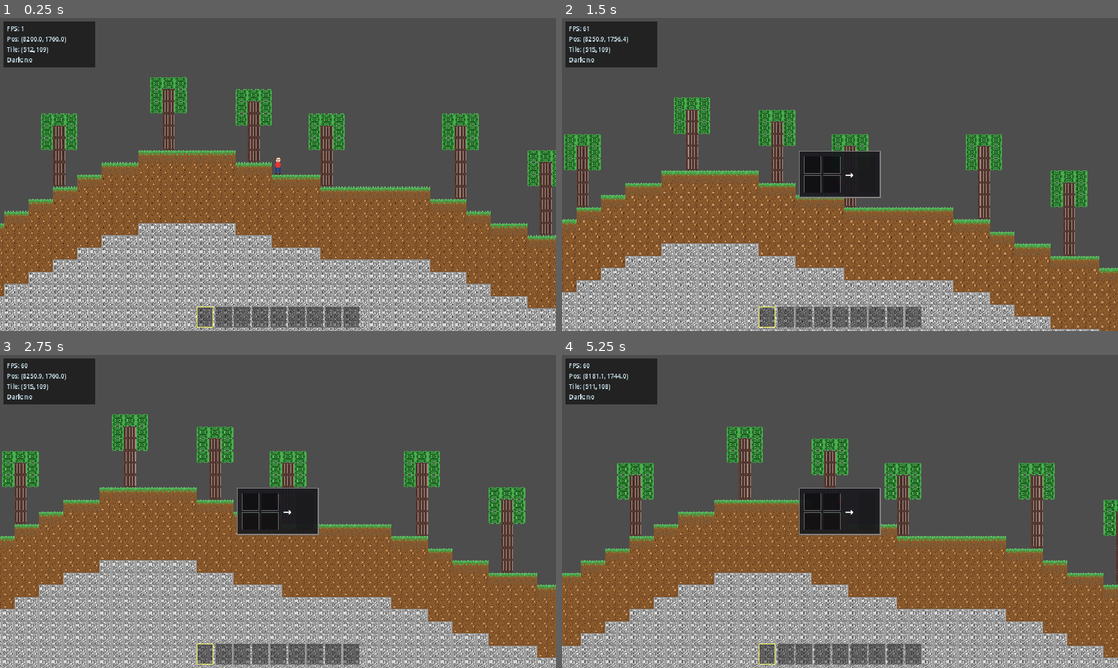
Above: before the commit, frames 1-4 (two rows, left to right).
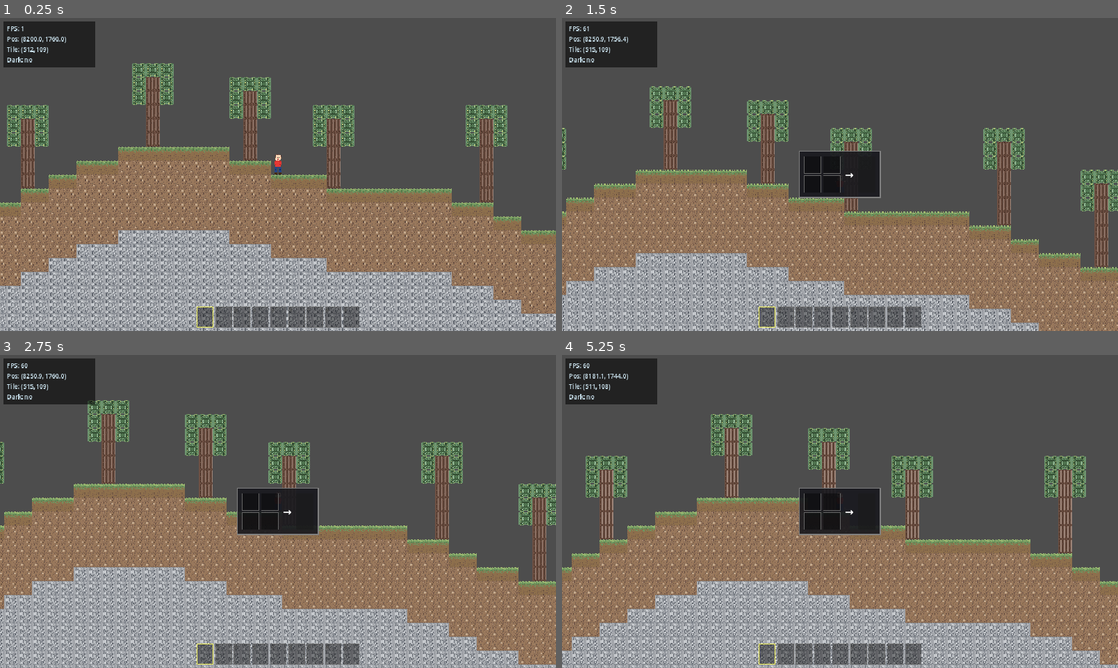
Above: after the commit, the same moments.

Repository: Nornttyy/tielaruia
Game: Godot game, scene res://scenes/main.tscn
Two runs of this game, one before a commit and one after it. Both use one fixed random seed, a clock stepped at 60 frames per second and the inputs below.
Inputs (mouse positions are in pixels of both pictures, inside the frame that each line leads up to):
- Up to frame 1 (0.25 s): no input
- Up to frame 2 (1.5 s): tap Enter at 0.5 s; move the mouse to (962, 158) at 0.52 s; hold D (move_right) 0.53-1.25 s; tap C (crafting_2x2) at 0.6 s; click (962, 158) at 0.67 s; tap Space (jump) at 0.77 s; drag from (728, 190) to (812, 237) at 1.27 s
- Up to frame 3 (2.75 s): move the mouse to (333, 442) at 2.02 s; press the mouse at (333, 442) at 2.03 s; hold D (move_right) from 2.03 s (still down)
- Up to frame 4 (5.25 s): release D (move_right) at 2.75 s; release the mouse at (895, 442) at 2.75 s; tap Space (jump) at 2.75, 3.77 s; drag from (812, 574) to (673, 464) at 2.77 s; move the mouse to (1006, 558) at 3.52 s; hold A (move_left) 3.53-4.25 s; hold Shift 3.53-4.25 s; drag from (673, 464) to (756, 433) at 4.27 s; move the mouse to (867, 511) at 5.02 s; hold A (move_left) from 5.03 s (still down); tap Ctrl at 5.1 s; click (867, 511) at 5.17 s

The runs differ from the first frame. In frame 1, 49% of the frame differs, in the area x 0-100%, y 14-100%; in frame 2, 44%; in frame 3, 48%; in frame 4, 45%.

Commit message:
style(blocks): 柔化色调 + 每块加 2-3 个新色
- camera zoom 1.75 → 2.0 (恢复原大小)
- 整体降饱和: GRASS/LEAVES 不再刺眼绿, SAND 不再刺眼黄, STONE.L 亮面从 #DDD → #CACCD0
- GRASS 加 m (中绿) y (黄绿草尖) D/k (从 dirt 借)
- DIRT 加 p (冷棕) r (红棕) 散布色斑
- STONE 加 m (中灰) b (冷蓝灰) 微冷色调
- SAND 加 o (暖中) b (沙色变种) 不再纯黄
- LOG 加 r (中树皮) p (副基) 树皮纹理更丰富
- LEAVES 加 y (黄橄榄) s (中阴影) a (鼠尾草) 自然色谱

Co-Authored-By: Claude Opus 4.7 (1M context) <noreply@anthropic.com>

Diff:
--- a/scenes/world/world.tscn
+++ b/scenes/world/world.tscn
@@ -18,6 +18,6 @@
 [node name="Entities" type="Node2D" parent="."]
 
 [node name="Camera2D" type="Camera2D" parent="."]
-zoom = Vector2(1.75, 1.75)
+zoom = Vector2(2, 2)
 position_smoothing_enabled = true
 position_smoothing_speed = 8.0
--- a/scripts/art/blocks_art.gd
+++ b/scripts/art/blocks_art.gd
@@ -24,48 +24,64 @@
 # --- 调色板 (每方块独立) ---
 
 const _P_GRASS := {
-	"a": Color8(102, 187, 106),  # 高光
-	"g": Color8(76, 175, 80),    # 基色
-	"G": Color8(56, 142, 60),    # 阴影
-	"d": Color8(139, 90, 43),    # 泥土过渡
+	"a": Color8(143, 179, 112),  # 高光 (柔化)
+	"g": Color8(111, 149, 96),   # 基色 (降饱和)
+	"G": Color8(84, 120, 74),    # 阴影
+	"m": Color8(125, 158, 95),   # 中绿 (新)
+	"y": Color8(176, 190, 110),  # 黄绿草尖 (新)
+	"d": Color8(141, 111, 76),   # 泥土过渡 (变暖)
+	"D": Color8(117, 89, 74),    # 泥土阴影
+	"k": Color8(91, 69, 58),     # 小石子
 }
 
 const _P_DIRT := {
-	"d": Color8(139, 90, 43),
-	"D": Color8(109, 68, 38),
-	"k": Color8(74, 47, 26),     # 小石子
-	"l": Color8(166, 124, 82),   # 高光
-	"L": Color8(200, 149, 106),  # 凸起亮面
+	"d": Color8(153, 120, 92),   # 基色 (柔化)
+	"D": Color8(117, 89, 74),    # 阴影 (柔化)
+	"k": Color8(91, 69, 58),     # 小石子 (变暖)
+	"l": Color8(179, 149, 122),  # 高光 (柔化)
+	"L": Color8(195, 169, 141),  # 凸起亮面 (柔化)
+	"p": Color8(126, 106, 86),   # 冷棕调 (新)
+	"r": Color8(139, 109, 79),   # 红棕调 (新)
 }
 
 const _P_STONE := {
-	"s": Color8(158, 158, 158),
-	"S": Color8(117, 117, 117),
-	"l": Color8(189, 189, 189),
-	"k": Color8(89, 89, 89),     # 裂纹
-	"L": Color8(221, 221, 221),  # 凸起亮面
+	"s": Color8(163, 166, 171),  # 基色 (微冷蓝调)
+	"S": Color8(126, 131, 137),  # 阴影
+	"l": Color8(182, 186, 190),  # 高光
+	"k": Color8(95, 100, 108),   # 裂纹 (柔化)
+	"L": Color8(199, 202, 206),  # 凸起亮面 (柔化, 不再刺眼)
+	"m": Color8(142, 146, 154),  # 中灰 (新)
+	"b": Color8(107, 112, 122),  # 冷蓝灰 (新)
 }
 
 const _P_SAND := {
-	"y": Color8(244, 211, 94),
-	"Y": Color8(230, 193, 77),
-	"l": Color8(250, 234, 122),
-	"k": Color8(186, 152, 56),
-	"L": Color8(255, 244, 168),  # 凸起亮面
+	"y": Color8(220, 190, 131),  # 基色 (大幅降饱和)
+	"Y": Color8(184, 156, 110),  # 阴影
+	"l": Color8(235, 215, 168),  # 高光 (柔和米黄)
+	"k": Color8(147, 121, 77),   # 小石子
+	"L": Color8(240, 222, 181),  # 凸起亮面 (柔化)
+	"o": Color8(202, 168, 119),  # 暖中调 (新)
+	"b": Color8(214, 189, 140),  # 沙色变种 (新)
 }
 
 const _P_LOG := {
-	"b": Color8(93, 64, 55),     # 树皮基色
-	"B": Color8(62, 39, 35),     # 树皮深沟
-	"l": Color8(161, 136, 127),  # 树皮高光（凸条）
-	"R": Color8(78, 52, 46),     # 木结
+	"b": Color8(110, 80, 67),    # 树皮基色 (柔化)
+	"B": Color8(74, 52, 41),     # 树皮深沟
+	"l": Color8(154, 131, 119),  # 树皮高光（凸条, 柔化)
+	"R": Color8(92, 67, 56),     # 木结
+	"r": Color8(132, 103, 87),   # 中树皮 (新)
+	"p": Color8(120, 90, 75),    # 副基色 (新)
+	"s": Color8(146, 119, 106),  # 树皮变种 (新)
 }
 
 const _P_LEAVES := {
-	"l": Color8(76, 175, 80),
-	"L": Color8(46, 125, 50),
-	"d": Color8(27, 94, 32),
-	"h": Color8(102, 187, 106), # 高光
+	"l": Color8(111, 150, 112),  # 中绿 (柔化)
+	"L": Color8(79, 116, 79),    # 阴影
+	"d": Color8(53, 79, 52),     # 最深
+	"h": Color8(143, 181, 144),  # 高光 (柔化)
+	"y": Color8(181, 190, 116),  # 黄橄榄 (新)
+	"s": Color8(91, 126, 91),    # 中阴影 (新)
+	"a": Color8(162, 176, 122),  # 鼠尾草 (新)
 }
 
 const _P_PLANKS := {
@@ -99,12 +115,12 @@
 
 # --- 图案 (每方块 16x16) ---
 
-# 草方块：顶部 1-2px 草尖 (透空 + 高光) + 渐变到泥土
+# 草方块：草尖 (y黄绿 + a高光 + .透空) + 中绿 m 增加色彩层次
 const _GRASS := [
-	".a..aa..a..aa..a",
-	"agaagaagaagaagaa",
-	"agGgggGggggGggga",
-	"GgggGgGgggGggGgg",
+	".y..aa..a..ay..a",
+	"amaagaagamagaaya",
+	"agGmgmGggmgmgGga",
+	"GgmgGgGmggGgGmgg",
 	"gGddgdGddgGdgdgg",
 	"ddggddgdgdggddgd",
 	"dddgddddddddgddd",
@@ -119,104 +135,104 @@
 	"dDddddDdddddkddd",
 ]
 
-# 泥土：散布凸起 (LL 簇) + 小石子 (k) + 阴影变化 (D)
+# 泥土：凸起 (LL) + 石子 (k) + 红棕 (r) + 冷棕 (p) 色斑加色彩层次
 const _DIRT := [
-	"dDdDddDddDddDdDd",
-	"ddlDdddddddddkdd",
-	"dDdddkdDdLLddddd",
-	"dddddddddLLdkddd",
-	"dDddDddddddddddd",
-	"ddkddDdddddddddD",
-	"ddDdddddddkLLddd",
-	"ddddddddddDLLdkd",
-	"dlddddddDdddddDd",
-	"ddddDdddddddddDd",
-	"DdddddddddDddkdd",
-	"ddddDkdddddddddd",
-	"ddDLLdddddddDddD",
-	"dddLLddDdddddDDd",
-	"ddddddDddddkdDdd",
-	"DddDdDdddDddddDd",
-]
-
-# 石头：凸起团 (LL) + 裂纹 (k) + 高光散点 (l) — 加块面感
+	"dDdDdpDddDpdDdDd",
+	"ddlDdrdddddddkdd",
+	"dDdddkdDdLLdrddd",
+	"dddpdddddLLdkddd",
+	"dDddDdpdddddrddd",
+	"ddkddDdddddpdddD",
+	"ddDdddddrdkLLddd",
+	"dpddddddddDLLdkd",
+	"dlddpdddDdddddDd",
+	"ddddDddrdddddpDd",
+	"DdpdddddddDddkdd",
+	"ddddDkdrdddddddd",
+	"ddDLLdpdddddDddD",
+	"dpdLLddDdddddDDd",
+	"ddddddDdrddkdDdd",
+	"DddDdDdpdDddrdDd",
+]
+
+# 石头：凸起 (LL) + 裂纹 (k) + 中灰 (m) + 冷蓝灰 (b) 加色彩
 const _STONE := [
-	"sSsSsssSsSsSsSss",
-	"slksslLLslsssLss",
-	"ssksklLLslsssLss",
-	"ssklssklssssklss",
-	"sLLLLkssksssklss",
+	"sSmSsssSsSmSsSbs",
+	"slksslLLslsmsLss",
+	"ssksklLLslsssLbs",
+	"ssklssklssbsklss",
+	"sLLLLkssksssklms",
+	"sLLLLklllksbsLss",
 	"sLLLLklllksssLss",
-	"sLLLLklllksssLss",
-	"sssklllllkLLksss",
-	"sssklssklsLLkLss",
-	"ssklksksslsklsLs",
-	"slkssklllssLLkss",
-	"slksslssklsLLkss",
-	"sssklssklsssklss",
-	"sssLLkssssklssLs",
-	"ssLLLkksssklssss",
-	"sSsSsssSsSsSsSss",
-]
-
-# 沙：散落沙丘小凸起 (LL) + 偶发石子 (k)
+	"sssklllllkLLkbss",
+	"ssbklssklsLLkLss",
+	"ssklksksslsklsLm",
+	"slkssklllsmLLkss",
+	"slksslssklsLLkms",
+	"sssklssklsbsklss",
+	"sssLLkssssklbsLs",
+	"ssLLLkksssmklssb",
+	"sSsSsbsSsSmSsSss",
+]
+
+# 沙：凸起 (LL) + 石子 (k) + 暖中调 (o) + 变种 (b) 加色彩
 const _SAND := [
-	"yyyyylyyyyyyyyyy",
-	"yyyykyyyyyyyyLLy",
-	"yyyLLyyyyyyyyLLy",
-	"yyLLLyyykyyyyyyy",
-	"yYyyyyykyyyyyYyy",
-	"yyyyYyyyyyyykyyy",
-	"yyykyyyyyYyyyyly",
-	"yyyyyyyyyykLLyyy",
-	"yyyyyyyyykLLLLyy",
-	"ylyyyyYyyyLLLlyy",
-	"yyyyyykyyyyyyyyy",
-	"yyyyyyyyyyyyyyyy",
-	"yyyyyyyyyyyylyyy",
-	"yyyykLLyyykyyyyy",
-	"yYyykLLyyyyyyyyy",
-	"yyyyyyyyyyyyyyyy",
-]
-
-# 原木从侧面看（用作树干）：竖向树皮纹理 + 凸起高光条 + 偶发木结
+	"yyoyylyybyyyyyyy",
+	"yyyykybyyyyoyLLy",
+	"yoyLLyybyyyyyLLy",
+	"yyLLLyobkyyybyyy",
+	"yYybyyykyoyyyYyy",
+	"yyyyYbyyyoyykyyy",
+	"yyokyybyyYyyyyly",
+	"yyobyyybyykLLyyy",
+	"yobyybyyykLLLLby",
+	"ylobyyYbyyLLLlyo",
+	"yyobyykyyybyyyyo",
+	"yyobyyyyybyyooyy",
+	"yobyyybyyyyylyyo",
+	"yyoykLLyybkyyybo",
+	"yYyykLLybyyyyooy",
+	"yyybyyybyyyooyyy",
+]
+
+# 原木：竖向树皮 + 凸条 (l) + 木结 (R) + 中树皮 (r) + 副基 (p) 增加色彩
 const _LOG := [
 	"bbBbbBbbBbbBbbBb",
-	"bBblbBblbBblbBbl",
+	"bBblbBblbBblpBbl",
 	"bbblbBblbbblbBbl",
 	"bBblbBblbBblbBbl",
 	"bBblbRRlbBblbBbl",
 	"bBblbRRlbBblbBbl",
 	"bBblbBblbBblbBbl",
-	"bBblbBblbBblbBbl",
+	"brblpBblbBblbBbl",
 	"bBblbBblbBblbBbl",
 	"bBblbBblbBblbRRl",
 	"bBblbBblbBblbRRl",
+	"bBblbBblbBrlbBbl",
+	"bbblbBblpBblbBbl",
 	"bBblbBblbBblbBbl",
-	"bbblbBblbBblbBbl",
-	"bBblbBblbBblbBbl",
-	"bbBbbBbbBbbBbbBb",
+	"bbBbbBbpBbbBbbBb",
 	"bbbBbbBbbBbbBbbb",
 ]
 
-# 树叶：多个叶簇 + 簇心高光 + 四角透空 (打破方形轮廓)
+# 树叶：叶簇 + 高光 + 透角 + 黄橄榄 (y) + 中阴影 (s) + 鼠尾草 (a) 增色彩
 const _LEAVES := [
-	".lLLll....llLll.",
-	"lLLddLllllLddLLl",
-	"lLddhdLLLdhddLll",
-	"lLLddhLLhLLddLll",
-	"llLLLLLLLLLLLLll",
+	".lLyll....llylL.",
+	"lLLddyllllyddLLl",
+	"lLddhdLsLdhddLll",
+	"lLaddhLLhLLddyLl",
+	"llLLsLLLLLLsLLll",
 	"llLLddddddddLLll",
-	"lLLdhhdLLdhhdLLl",
-	"lLddhdLLLLdhddLl",
-	"lLddhdLLLLdhddLl",
-	"lLLdhhdLLdhhdLLl",
+	"lLydhhdLLdhhdyLl",
+	"lLddhsLLLLshddLl",
+	"lLddhsLLLLshddLl",
+	"lLydhhdLLdhhdyLl",
 	"llLLddddddddLLll",
-	"llLLLLLLLLLLLLll",
-	"lLLddhLLhLLddLll",
-	"lLddhdLLLdhddLll",
-	"lLLddLllllLddLLl",
-	".lLLll....llLll.",
+	"llLLsLLLLLLsLLll",
+	"lLaddhLLhLLddyLl",
+	"lLddhdLsLdhddLll",
+	"lLLddyllllyddLLl",
+	".lyLll....llLyl.",
 ]
 
 const _PLANKS := [
